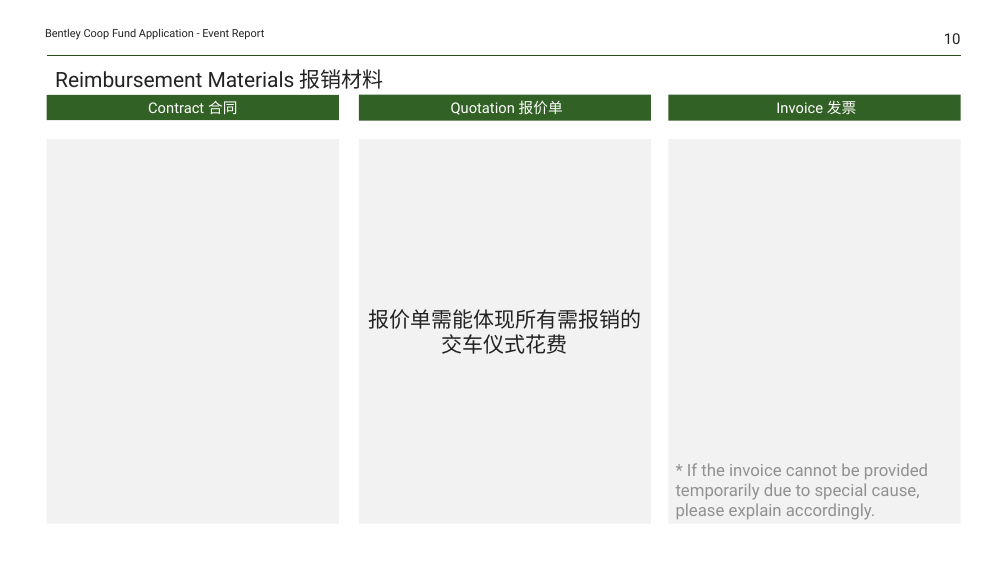
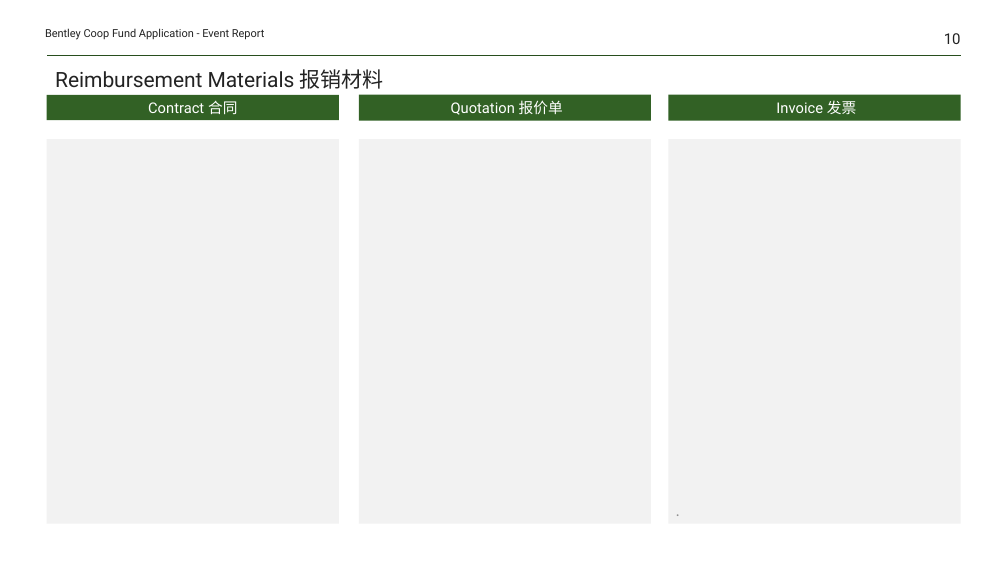
Before and after one commit to Yrtech-Tony/com.yrtech.Bentley.API.Upgrade, a slide deck: slide 10 of com.yrtech.bentleyAPI/com.yrtech.InventoryAPI/template/ReportHandOver.pptx. Drawn at 1008x567 pixels with LibreOffice and Linux fonts; fonts in the diff are those of the drawing. Boxes give left, top, right and bottom in pixels: in the first picture for what was removed or moved away, otherwise in the second. Text is boxed around its words. In the diff, an @@ line names an element or a change of style, - is before the commit and + after.

```diff
--- a/com.yrtech.bentleyAPI/com.yrtech.InventoryAPI/template/ReportHandOver.pptx
+++ b/com.yrtech.bentleyAPI/com.yrtech.InventoryAPI/template/ReportHandOver.pptx
@@ text in rectangle at <box>368,309,641,354</box>: text removed @@
-报价单需能体现所有需报销的交车仪式花费
@@ text in rectangle at <box>676,463,928,520</box>: text changed @@
-* If the invoice cannot be provided temporarily due to special cause, please explain accordingly.
+.
```
Also in this commit, not shown: 5 other slides changed, 5 other files.
